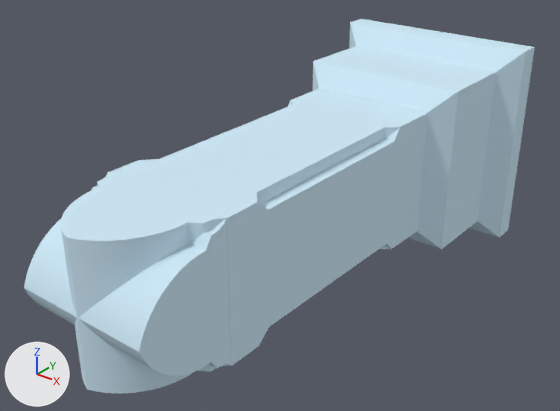
The FBX model Unity Project/Giroux-CAP6117-SANC - crown/Assets/Models/LOD Headstones/PA-79-F.fbx: old version first, new version second.
One viewpoint serves both versions: a 50 mm camera at (0.853, -1.683, 0.664) aimed at (-0.026, -0.585, -0.017). Lighting does not change. The marker at lower left points along +X, +Y and +Z. The first picture is the older version. Objects named as collision shapes, trigger or cutter boxes, shadow casters or lower levels of detail are left out. Where no turn or scale is listed for an object, it has been applied to the vertices.

The first picture shows 'PA-79-F_LOD0'.
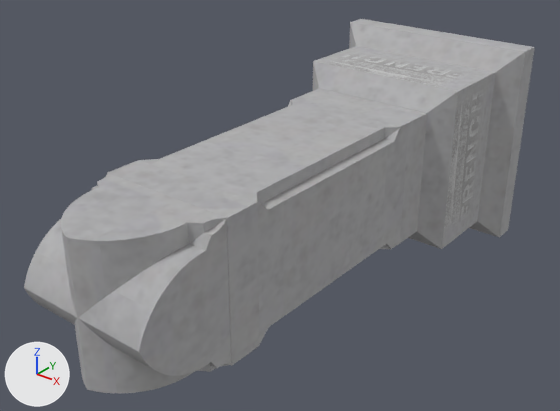
Where the change shows, as pixel boxes (x1, y1, x2, y2) in the pictures (560 x 411 px):
'PA-79-F_LOD0', recoloured (blue to grey)
    both: (24, 19, 535, 393)

The edits, one by one:
Picture 'A-79-F.png' (img_a_79_f_png) is new.
Material '0.615686_0.811765_0.929412_0.000000_0.191' (mat_0_615686_0_811765_0_929412_0_000000_0_191) is new.
Its texture is img_a_79_f_png.
Its roughness is 0.859.
me_mesh15 has 1122 vertices, 2240 faces and spans x -0.229..0.229, y -1.107..0.0, z -0.229..0.229.
me_mesh15 no longer uses material mat_0_615686_0_811765_0_929412_0_000000_0_000000 (blue #cee9f7).
me_mesh15 gains material mat_0_615686_0_811765_0_929412_0_000000_0_191 (picture img_a_79_f_png).
